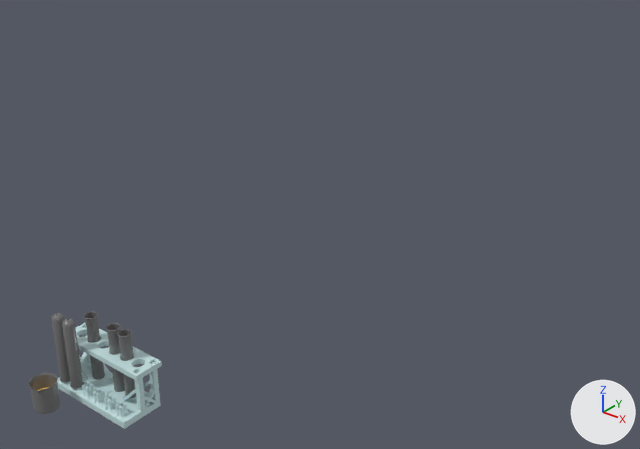
The OBJ model assets/models/Toxicology/Toxicology.obj: old version first, new version second.
Before and after are seen from a 50 mm camera at (33.0, -24.3, 28.8) aimed at (4.2, 11.8, 6.5). Every picture has the same lights, and +X, +Y and +Z are marked at lower right. Where no turn or scale is listed for an object, it has been applied to the vertices. Vertices at the same position are counted once.

The first picture shows 'Cylinder.001_Cylinder.000', 'Cylinder.001_Cylinder.001', 'Cylinder.001_Cylinder.006', 'Cylinder.003_Cylinder.008', 'Cylinder.004_Cylinder.009', 'Original', 'Test_Tube_Rack_Base', 'Test_Tube_Rack_Top.001'.
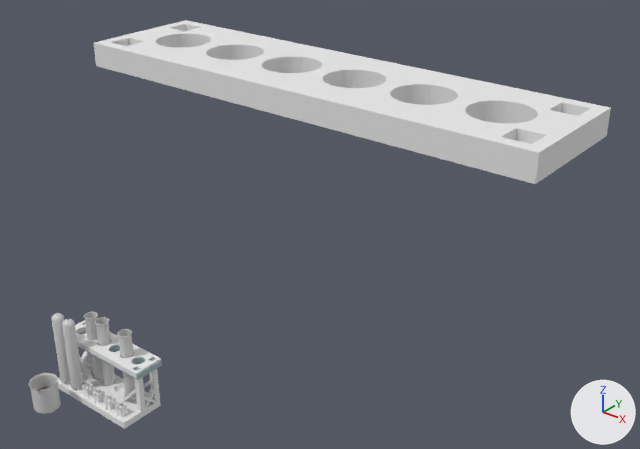
Pixel boxes [x1, y1, x2, y2] of what changed, in the pictures (640 x 449 px):
'Test_Tube_Rack_Top', added
    after: [93, 20, 611, 184]
'Test_Tube_Rack_Base', recoloured
    both: [57, 333, 161, 429]
'Test_Tube_Rack_Top.001', recoloured
    both: [76, 323, 162, 381]
'Test_Tube_Rack_Top.002', added
    after: [75, 320, 161, 378]
'Original', recoloured
    both: [29, 373, 61, 414]
'Cylinder.004_Cylinder.009', recoloured
    both: [62, 319, 84, 389]
'Cylinder.003_Cylinder.008', recoloured
    both: [51, 313, 70, 382]
'Cylinder.001_Cylinder.006', recoloured
    both: [84, 312, 105, 379]
'Cylinder_Cylinder.004', added
    after: [95, 317, 115, 386]
'Cylinder.001_Cylinder.001', recoloured
    both: [117, 329, 136, 398]
'Cylinder.001_Cylinder.000', deleted
    before: [106, 323, 125, 392]
part 1 of me_test_tube_rack_base, cut back
    both: [84, 379, 117, 397]
part 2 of me_test_tube_rack_base, recoloured
    both: [57, 352, 161, 429]

Patch to the scene script:
```diff
--- a/assets/models/Toxicology/Toxicology.obj.py
+++ b/assets/models/Toxicology/Toxicology.obj.py
@@ mat_material_001 @@
 mat_material_001 = principled_material('Material.001')
-mat_material_001.base_color = (0.171, 0.171, 0.171)  # grey #737373
+mat_material_001.base_color = (0.64, 0.64, 0.64)  # light grey #d1d1d1
 mat_material_001.roughness = 0.181
@@ mat_material_009 @@
 mat_material_009 = principled_material('Material.009')
-mat_material_009.base_color = (0.544, 0.732, 0.744)  # light grey #c3dee0
+mat_material_009.base_color = (0.332, 0.444, 0.451)  # grey #9cb2b3
 mat_material_009.roughness = 0.527
@@ me_test_tube_rack_base @@
-me_test_tube_rack_base.from_pydata(...)  # 5032 vertices, 10100 faces; spans x -2.86..2.86, y -2.38..0.06, z -0.07..2.52
+me_test_tube_rack_base.from_pydata(...)  # 4905 vertices, 9832 faces; spans x -2.86..2.86, y -2.38..0.06, z -0.07..2.52
+# me_test_tube_rack_base part 1
+# 127 vertices are removed from x -0.61..0.38, y -1.48..-0.93, z 0.24..0.3
+# 267 faces are deleted
+# 1 new face joins them
+# me_test_tube_rack_base part 2: 9831 faces spanning x -2.86..2.86, y -2.38..0.06, z -0.07..2.52 switch from mat_material_009 (light grey #c3dee0) to mat_none (white #e7e7e7)
@@ ob_cylinder_001_cylinder_000 @@
-ob_cylinder_001_cylinder_000 = bpy.data.objects.new('Cylinder.001_Cylinder.000', me_cylinder_001_cylinder_000)
@@ ob_test_tube_rack_top_002 @@
+ob_test_tube_rack_top_002 = bpy.data.objects.new('Test_Tube_Rack_Top.002', me_test_tube_rack_top_002)  # 550 vertices, 1120 faces; spans x -3.01..3.01, y -1.42..0.26, z 2.55..2.84; in mat_none (white #e7e7e7)
+ob_test_tube_rack_top_002.location = (0.0, 0.0, 0.0)
@@ ob_test_tube_rack_top @@
+ob_test_tube_rack_top = bpy.data.objects.new('Test_Tube_Rack_Top', me_test_tube_rack_top)  # 550 vertices, 1120 faces; spans x -16.5..16.5, y 12.9..21.6, z 11.9..13.5; in mat_none (white #e7e7e7)
+ob_test_tube_rack_top.location = (0.0, 0.0, 0.0)
@@ ob_cylinder_cylinder_004 @@
+ob_cylinder_cylinder_004 = bpy.data.objects.new('Cylinder_Cylinder.004', me_cylinder_cylinder_004)  # 353 vertices, 320 faces; spans x -0.82..-0.08, y -0.95..-0.21, z 0.09..4.16; in mat_material_001 (light grey #d1d1d1)
+ob_cylinder_cylinder_004.location = (0.0, 0.0, 0.0)
@@ ob_circle @@
+ob_circle = bpy.data.objects.new('Circle', me_circle)  # 225 vertices, 192 faces; spans x -0.75..-0.15, y -0.88..-0.28, z 0.1..2.99; in mat_material_003 (dark red #670700)
+ob_circle.location = (0.0, 0.0, 0.0)
```
